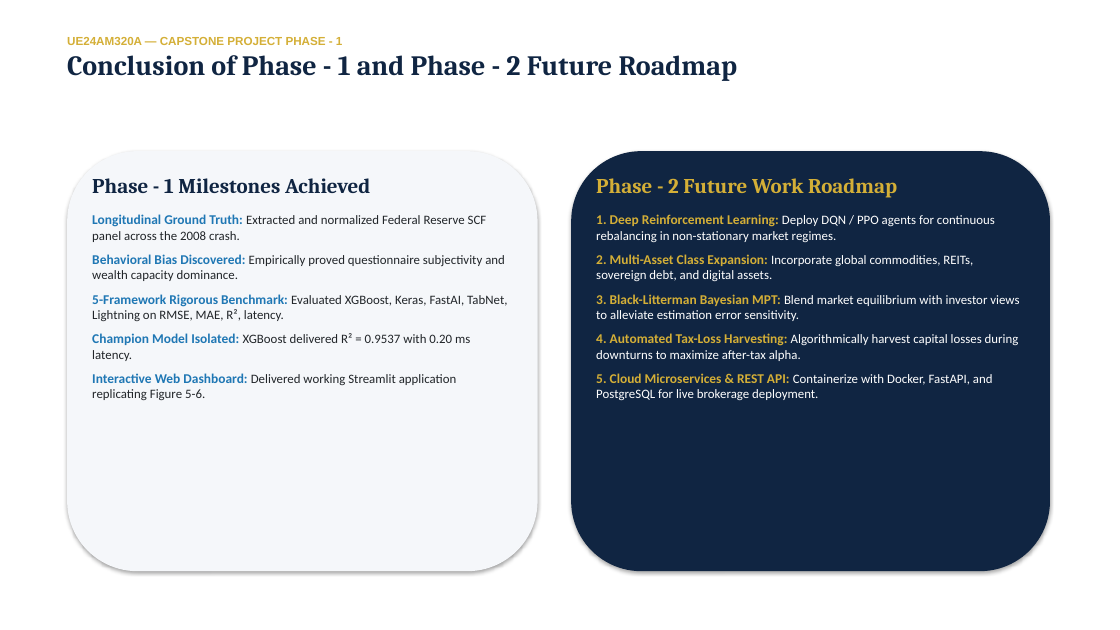
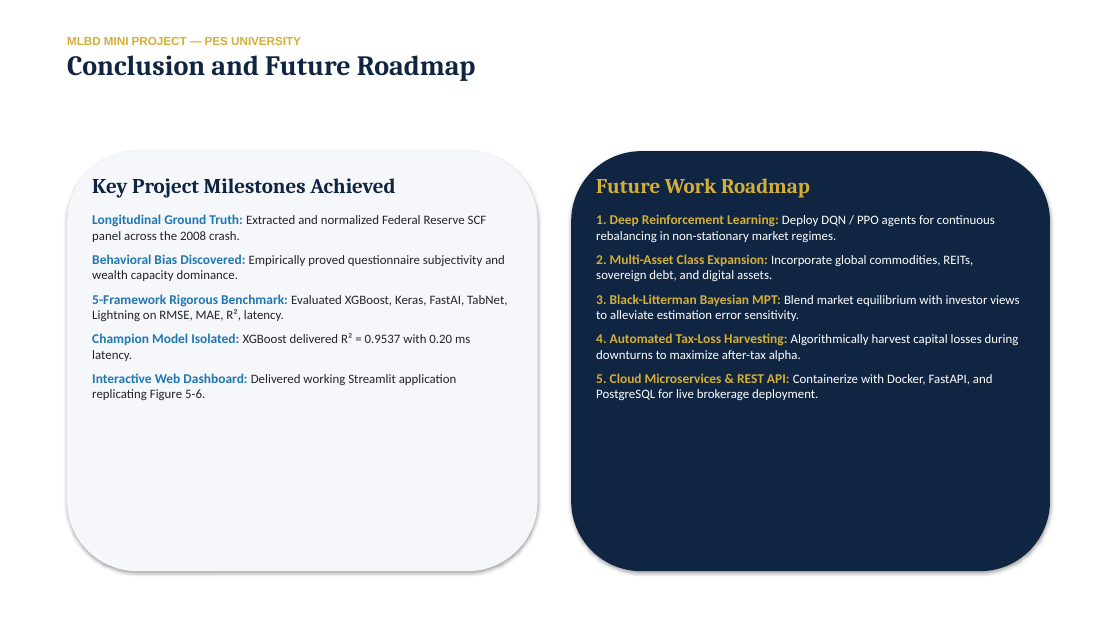
Before and after one commit to anantha-bit/Investor-Risk-Tolerance-RoboAdvisor, a slide deck: slide 10 of reports/Investor_Risk_Tolerance_RoboAdvisor_Presentation.pptx. Drawn at 1120x630 pixels with LibreOffice and Linux fonts; fonts in the diff are those of the drawing. Boxes give left, top, right and bottom in pixels: in the first picture for what was removed or moved away, otherwise in the second. Text is boxed around its words. In the diff, an @@ line names an element or a change of style, - is before the commit and + after.

Commit message:
refactor: update academic context to MLBD Mini Project and remove all capstone references

```diff
--- a/reports/Investor_Risk_Tolerance_RoboAdvisor_Presentation.pptx
+++ b/reports/Investor_Risk_Tolerance_RoboAdvisor_Presentation.pptx
@@ text at box(67, 37, 476, 81): text changed; size 24 to 10 pt; font Cambria to Arial; text colour #102542 to #D4AF37 @@
-UE24AM320A — CAPSTONE PROJECT PHASE - 1
-Conclusion of Phase - 1 and Phase - 2 Future Roadmap
+MLBD MINI PROJECT — PES UNIVERSITY
+Conclusion and Future Roadmap
@@ text at box(92, 178, 395, 198): text changed @@
-Phase - 1 Milestones Achieved
+Key Project Milestones Achieved
@@ text at box(596, 178, 810, 198): text changed @@
-Phase - 2 Future Work Roadmap
+Future Work Roadmap
```
Also in this commit, not shown: 9 other slides changed, 20 other files.
